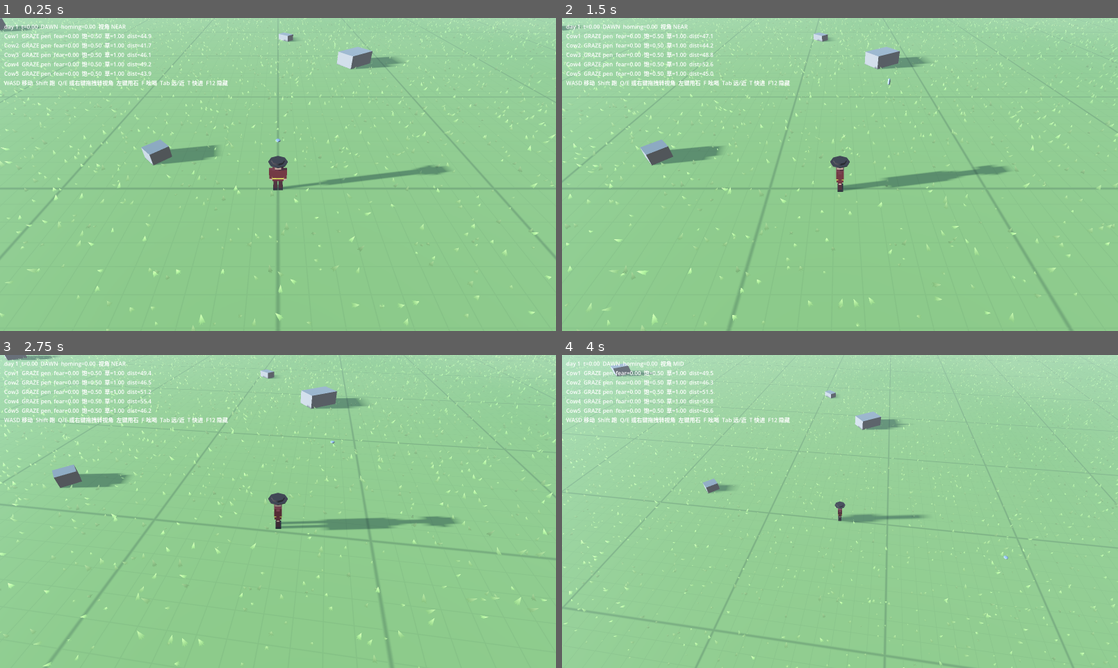
Above: before the commit, frames 1-4 (two rows, left to right).
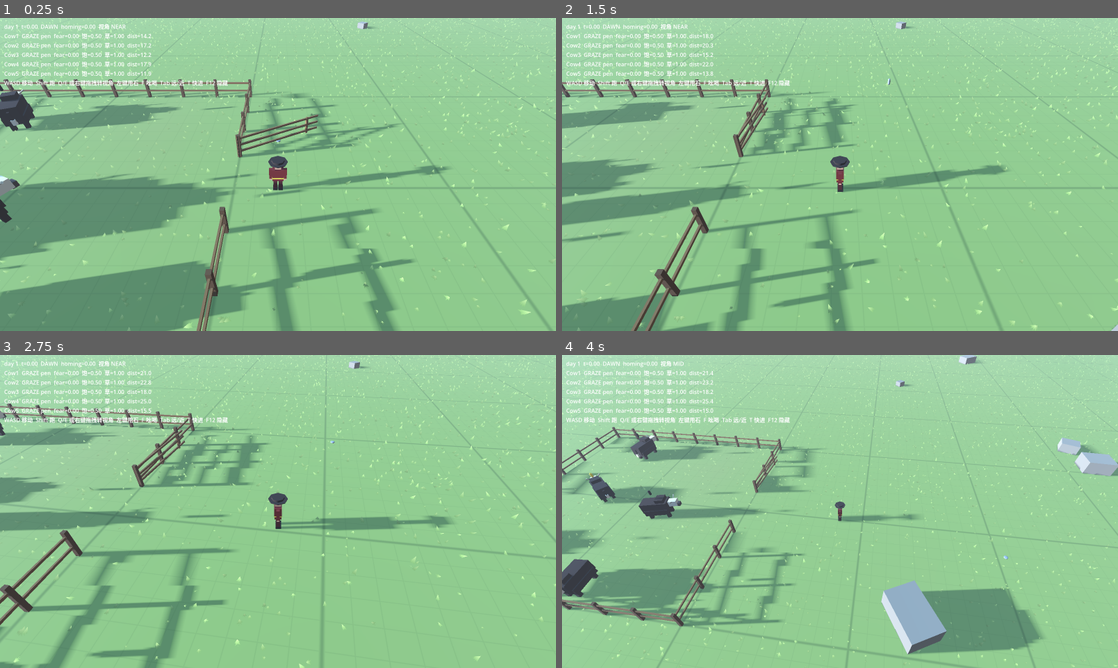
Above: after the commit, the same moments.

Repository: hui-chuan/Herding-Journey
Game: Godot game, scene res://scenes/main.tscn
The game is run twice, just before and just after one commit, with the same random seed, the same clock (stepped at 60 frames per second) and the same inputs. Before the commit the project starts from res://scenes/m1_sandbox.tscn.
Inputs (mouse positions are in pixels of both pictures, inside the frame that each line leads up to):
- Up to frame 1 (0.25 s): no input
- Up to frame 2 (1.5 s): tap Enter at 0.5 s; move the mouse to (962, 158) at 0.52 s; hold D (move_right) 0.53-1.25 s; hold Shift (run) 0.53-1.25 s; click (962, 158) at 0.67 s; drag from (728, 190) to (812, 237) at 1.27 s
- Up to frame 3 (2.75 s): move the mouse to (333, 442) at 2.02 s; hold D (move_right) from 2.03 s (still down); hold Shift (run) from 2.03 s (still down); tap Q (camera_left) at 2.1 s
- Up to frame 4 (4 s): release D (move_right) at 2.75 s; release Shift (run) at 2.75 s; drag from (812, 574) to (673, 464) at 2.77 s; move the mouse to (1006, 558) at 3.52 s; hold A (move_left) from 3.53 s (still down); hold Shift (run) from 3.53 s (still down); tap Tab (camera_zoom_toggle) at 3.6 s

The runs differ from the first frame. In frame 1, 26% of the frame differs, in the area x 0-100%, y 0-100%; in frame 2, 17%; in frame 3, 14%; in frame 4, 18%.

Commit message:
Split the sandbox into main / world / ui scenes
ARCHITECTURE §1：常驻的 main.tscn 持有 WorldSlot 与 UI，world.tscn 是可以
整个扔掉重建的那一层，ui.tscn 装结算界面。DaySettlement 与调试层挂在 main 上，
不随 world 一起被卸载。

main.gd 提供 build_world(herd) / clear_world() / reload_world(herd)。
次日重开、读档、将来的转场是同一件事——卸载 world，按数据重建。逐个节点写
reset() 会随着系统变多不断漏字段（§1.1）。clear_world 用 remove_child + queue_free
先把节点从组里摘掉，否则新旧两份牛会同时在 "cows" 组里。

重建入口只是备好，**还没接到结算的"睡觉"上**：次日仍走 HerdManager.begin_new_day()
就地摆位。等它证明够用再换，换的时候只动 DaySettlement 一处。

玩家出生点从地图原点挪到围栏门外（-18, 30）：原来一天开始时人在 45 m 外，
和牛群不在一起。

m1_sandbox.tscn 删除，主场景改为 main.tscn。

回归：存档往返 cows/grass/state 全 true；--test-sling 出 FLEE+ALERT；
--test-drive 出 NUDGE；连跑两天结算正常（5/5 与 3/5，走失按名字列出）。

Co-Authored-By: Claude Opus 5 <noreply@anthropic.com>

Diff:
--- a/project.godot
+++ b/project.godot
@@ -12,7 +12,7 @@
 
 config/name="Herding Traveler"
 config/description="当代藏区背景的 3D 低多边形放牧游戏"
-run/main_scene="res://scenes/m1_sandbox.tscn"
+run/main_scene="res://scenes/main.tscn"
 config/features=PackedStringArray("4.7", "Forward Plus")
 
 [autoload]
--- /dev/null
+++ b/scenes/main.tscn
@@ -0,0 +1,32 @@
+[gd_scene format=3 uid="uid://main0herding"]
+
+[ext_resource type="Script" path="res://scripts/main.gd" id="1_main"]
+[ext_resource type="PackedScene" path="res://scenes/world.tscn" id="2_world"]
+[ext_resource type="PackedScene" path="res://scenes/ui.tscn" id="3_ui"]
+[ext_resource type="Script" path="res://scripts/ui/day_settlement.gd" id="4_settle"]
+[ext_resource type="Script" uid="uid://1xfojdygo6jy" path="res://scripts/debug/debug_overlay.gd" id="5_debug"]
+
+[sub_resource type="LabelSettings" id="dbg_label"]
+
+[node name="Main" type="Node"]
+script = ExtResource("1_main")
+
+[node name="WorldSlot" type="Node" parent="."]
+
+[node name="World" parent="WorldSlot" instance=ExtResource("2_world")]
+
+[node name="UI" parent="." instance=ExtResource("3_ui")]
+
+[node name="DaySettlement" type="Node" parent="."]
+script = ExtResource("4_settle")
+screen_path = NodePath("../UI/SettlementScreen")
+
+[node name="DebugOverlay" type="CanvasLayer" parent="."]
+script = ExtResource("5_debug")
+
+[node name="Label" type="Label" parent="DebugOverlay"]
+offset_left = 12.0
+offset_top = 12.0
+offset_right = 800.0
+offset_bottom = 200.0
+label_settings = SubResource("dbg_label")
--- /dev/null
+++ b/scenes/ui.tscn
@@ -0,0 +1,7 @@
+[gd_scene format=3 uid="uid://ui0herding"]
+
+[ext_resource type="PackedScene" path="res://scenes/ui/settlement_screen.tscn" id="1_settle_ui"]
+
+[node name="UI" type="CanvasLayer"]
+
+[node name="SettlementScreen" parent="." instance=ExtResource("1_settle_ui")]
--- a/scenes/m1_sandbox.tscn
+++ b/scenes/world.tscn
@@ -1,10 +1,9 @@
-[gd_scene format=3 uid="uid://bgknu6jxafeqq"]
+[gd_scene format=3 uid="uid://world0herding"]
 
 [ext_resource type="Script" uid="uid://tp08avgu5kdh" path="res://scripts/player/player.gd" id="1_player"]
 [ext_resource type="Script" uid="uid://u56uvd1s1yvn" path="res://scripts/player/camera_rig.gd" id="2_camera"]
 [ext_resource type="Script" uid="uid://tj3takx56i82" path="res://scripts/player/sling.gd" id="3_sling"]
 [ext_resource type="Script" uid="uid://pki3yyyajqns" path="res://scripts/world/day_light.gd" id="5_light"]
-[ext_resource type="Script" uid="uid://1xfojdygo6jy" path="res://scripts/debug/debug_overlay.gd" id="6_debug"]
 [ext_resource type="Script" path="res://scripts/world/greybox_props.gd" id="7_props"]
 [ext_resource type="Shader" path="res://shaders/grid_ground.gdshader" id="8_grid"]
 [ext_resource type="Script" path="res://scripts/player/player_body.gd" id="10_body"]
@@ -14,8 +13,6 @@
 [ext_resource type="Script" path="res://scripts/herd/herd_manager.gd" id="14_herd"]
 [ext_resource type="Resource" path="res://data/species/yak.tres" id="15_yak"]
 [ext_resource type="Script" path="res://scripts/world/grassland.gd" id="16_grassland"]
-[ext_resource type="PackedScene" path="res://scenes/ui/settlement_screen.tscn" id="17_settle_ui"]
-[ext_resource type="Script" path="res://scripts/ui/day_settlement.gd" id="18_settle"]
 [ext_resource type="Script" path="res://scripts/world/pen.gd" id="15_pen"]
 
 [sub_resource type="ProceduralSkyMaterial" id="sky_mat"]
@@ -59,7 +56,7 @@
 radius = 0.35
 height = 1.7
 
-[node name="M1Sandbox" type="Node3D" unique_id=196823061]
+[node name="World" type="Node3D"]
 
 [node name="WorldEnvironment" type="WorldEnvironment" parent="." unique_id=1906498383]
 environment = SubResource("env")
@@ -98,7 +95,7 @@
 script = ExtResource("7_props")
 
 [node name="Player" type="CharacterBody3D" parent="." unique_id=1164104346 groups=["player"]]
-transform = Transform3D(1, 0, 0, 0, 1, 0, 0, 0, 1, 0, 1, 0)
+transform = Transform3D(1, 0, 0, 0, 1, 0, 0, 0, 1, -18, 1, 30)
 collision_layer = 2
 collision_mask = 5
 script = ExtResource("1_player")
@@ -139,20 +136,3 @@
 [node name="HerdManager" type="Node" parent="."]
 script = ExtResource("14_herd")
 species = ExtResource("15_yak")
-
-[node name="UI" type="CanvasLayer" parent="."]
-
-[node name="SettlementScreen" parent="UI" instance=ExtResource("17_settle_ui")]
-
-[node name="DaySettlement" type="Node" parent="."]
-script = ExtResource("18_settle")
-screen_path = NodePath("../UI/SettlementScreen")
-
-[node name="DebugOverlay" type="CanvasLayer" parent="." unique_id=1183399508]
-script = ExtResource("6_debug")
-
-[node name="Label" type="Label" parent="DebugOverlay" unique_id=1253102844]
-offset_left = 12.0
-offset_top = 12.0
-offset_right = 800.0
-offset_bottom = 200.0
--- /dev/null
+++ b/scripts/main.gd
@@ -0,0 +1,38 @@
+## 常驻根节点（ARCHITECTURE §1）。只做一件事：持有 World 与 UI，并且能把 World 整个换掉。
+##
+## 次日重开、读档、将来的转场都是同一件事——**卸载 world，按数据重建**。
+## 逐个节点写 reset() 会随着系统变多不断漏字段；重建则天然正确（§1.1）。
+class_name Main
+extends Node
+
+const WORLD_SCENE := preload("res://scenes/world.tscn")
+
+@onready var _slot: Node = $WorldSlot
+
+func _ready() -> void:
+	add_to_group("main")
+	if _slot.get_child_count() == 0:
+		build_world()
+
+## 造一个新的 world。herd 非空时按它重建牛群（读档、次日），否则用起始群。
+func build_world(herd: Array = []) -> Node:
+	var world := WORLD_SCENE.instantiate()
+	_slot.add_child(world)
+	if not herd.is_empty():
+		var hm := world.get_tree().get_first_node_in_group("herd_manager")
+		if hm != null:
+			hm.herd.assign(herd)
+	return world
+
+## 扔掉当前 world。free 是立即的，queue_free 要等帧末——重建时必须先腾空，
+## 否则新旧两份牛会同时在 "cows" 组里（HerdManager.load_from_save 踩过这个坑）。
+func clear_world() -> void:
+	for child in _slot.get_children():
+		_slot.remove_child(child)
+		child.queue_free()
+
+## 换一个 world：常用于读档。调用方负责先把 GameState / 草场装好。
+func reload_world(herd: Array = []) -> Node:
+	clear_world()
+	await get_tree().process_frame
+	return build_world(herd)
Not shown, added: scripts/main.gd.uid
Not shown, changed: CLAUDE.md
Not shown, changed: docs/ARCHITECTURE.md
Not shown, changed: docs/STATUS.md
